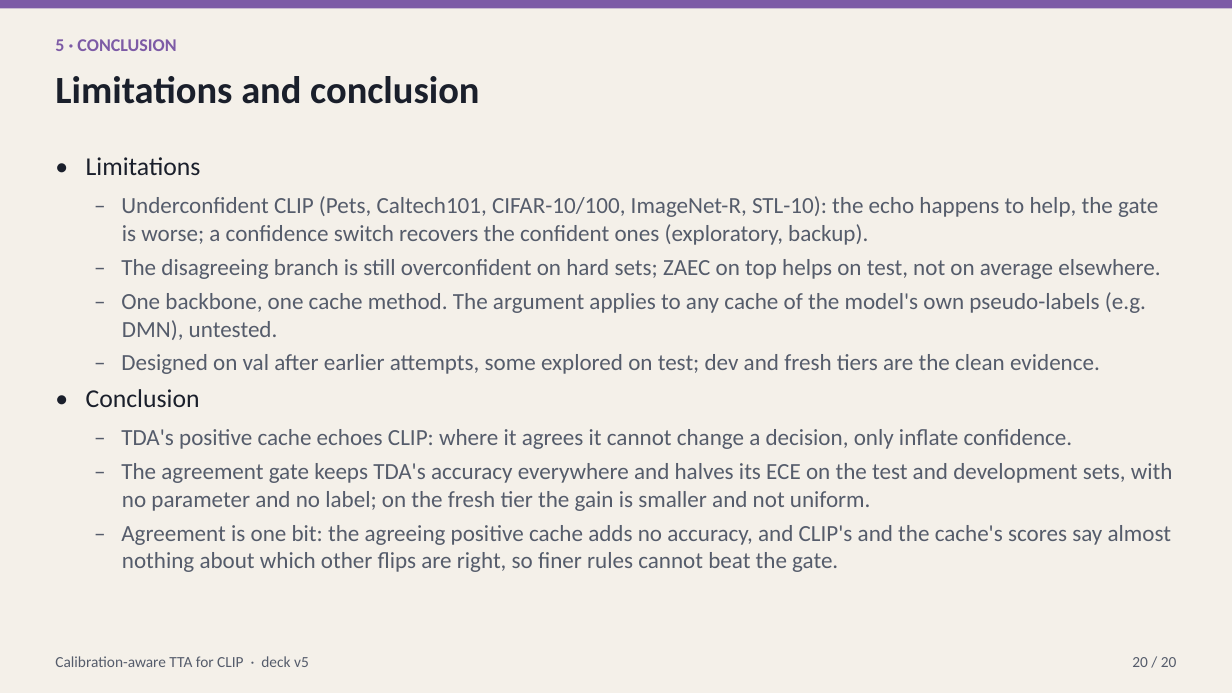
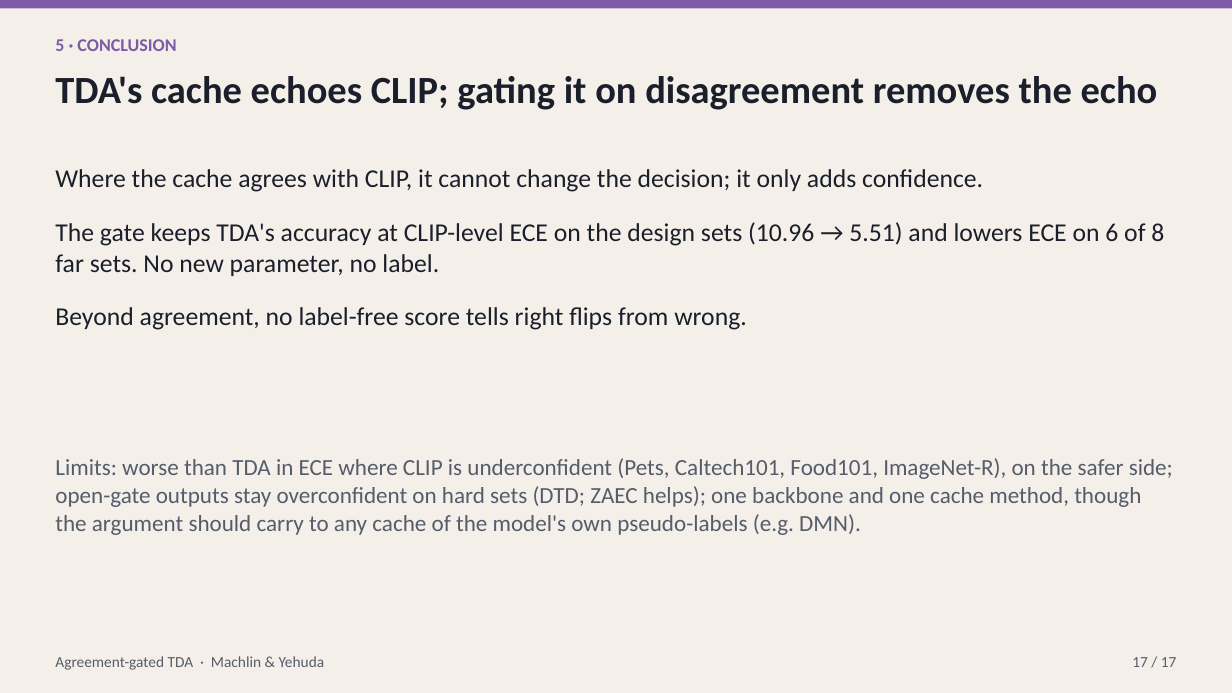
Before and after one commit to macwave12/deep_project_calibration_aware_tta, a slide deck: slide 17 of presentation/calibration_aware_tta.pptx (slide 20 before the commit). Drawn at 1232x693 pixels with LibreOffice and Linux fonts; fonts in the diff are those of the drawing. Boxes give left, top, right and bottom in pixels: in the first picture for what was removed or moved away, otherwise in the second. Text is boxed around its words. In the diff, an @@ line names an element or a change of style, - is before the commit and + after.

```diff
--- a/presentation/calibration_aware_tta.pptx
+++ b/presentation/calibration_aware_tta.pptx
@@ text at <box>55,76,1158,110</box>: text changed @@
-Limitations and conclusion
+TDA's cache echoes CLIP; gating it on disagreement removes the echo
@@ text at <box>55,169,1164,330</box>: text changed; size 18 to 20 pt; text colour #555C6B to #1A1F2B @@
-• Limitations
-– Underconfident CLIP (Pets, Caltech101, CIFAR-10/100, ImageNet-R, STL-10): the echo happens to help, the gate is worse; a confidence switch recovers the confident ones (exploratory, backup).
-– The disagreeing branch is still overconfident on hard sets; ZAEC on top helps on test, not on average elsewhere.
-– One backbone, one cache method. The argument applies to any cache of the model's own pseudo-labels (e.g. DMN), untested.
-– Designed on val after earlier attempts, some explored on test; dev and fresh tiers are the clean evidence.
-• Conclusion
-– TDA's positive cache echoes CLIP: where it agrees it cannot change a decision, only inflate confidence.
-– The agreement gate keeps TDA's accuracy everywhere and halves its ECE on the test and development sets, with no parameter and no label; on the fresh tier the gain is smaller and not uniform.
-– Agreement is one bit: the agreeing positive cache adds no accuracy, and CLIP's and the cache's scores say almost nothing about which other flips are right, so finer rules cannot beat the gate.
+Where the cache agrees with CLIP, it cannot change the decision; it only adds confidence.
+The gate keeps TDA's accuracy at CLIP-level ECE on the design sets (10.96 → 5.51) and lowers ECE on 6 of 8 far sets. No new parameter, no label.
+Beyond agreement, no label-free score tells right flips from wrong.
@@ text added at <box>55,458,1173,535</box>, 18 pt, text #555C6B @@
+Limits: worse than TDA in ECE where CLIP is underconfident (Pets, Caltech101, Food101, ImageNet-R), on the safer side; open-gate outputs stay overconfident on hard sets (DTD; ZAEC helps); one backbone and one cache method, though the argument should carry to any cache of the model's own pseudo-labels (e.g. DMN).
@@ text at <box>55,656,325,670</box>: text changed @@
-Calibration-aware TTA for CLIP · deck v5
+Agreement-gated TDA · Machlin & Yehuda
@@ text at <box>1132,657,1177,667</box>: text changed @@
-20 / 20
+17 / 17
```
Also in this commit, not shown: 14 other slides changed, 5 slides added, 14 slides removed, 50 other files.
